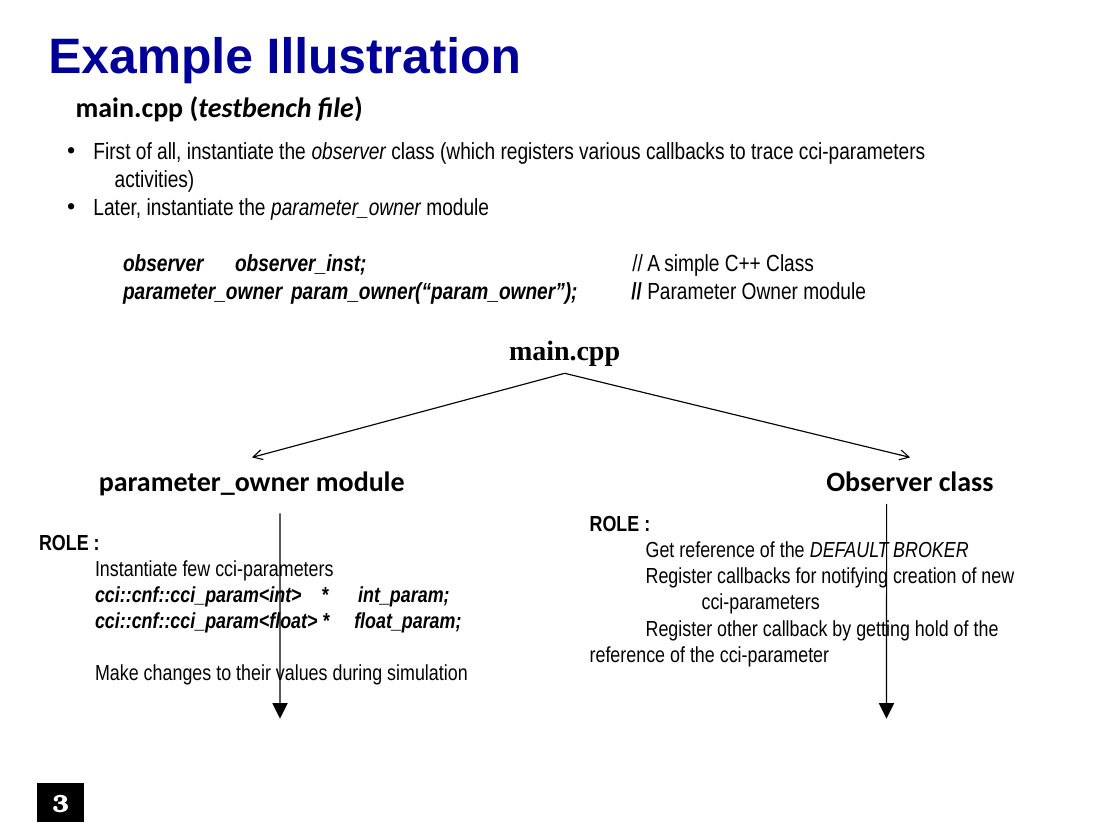
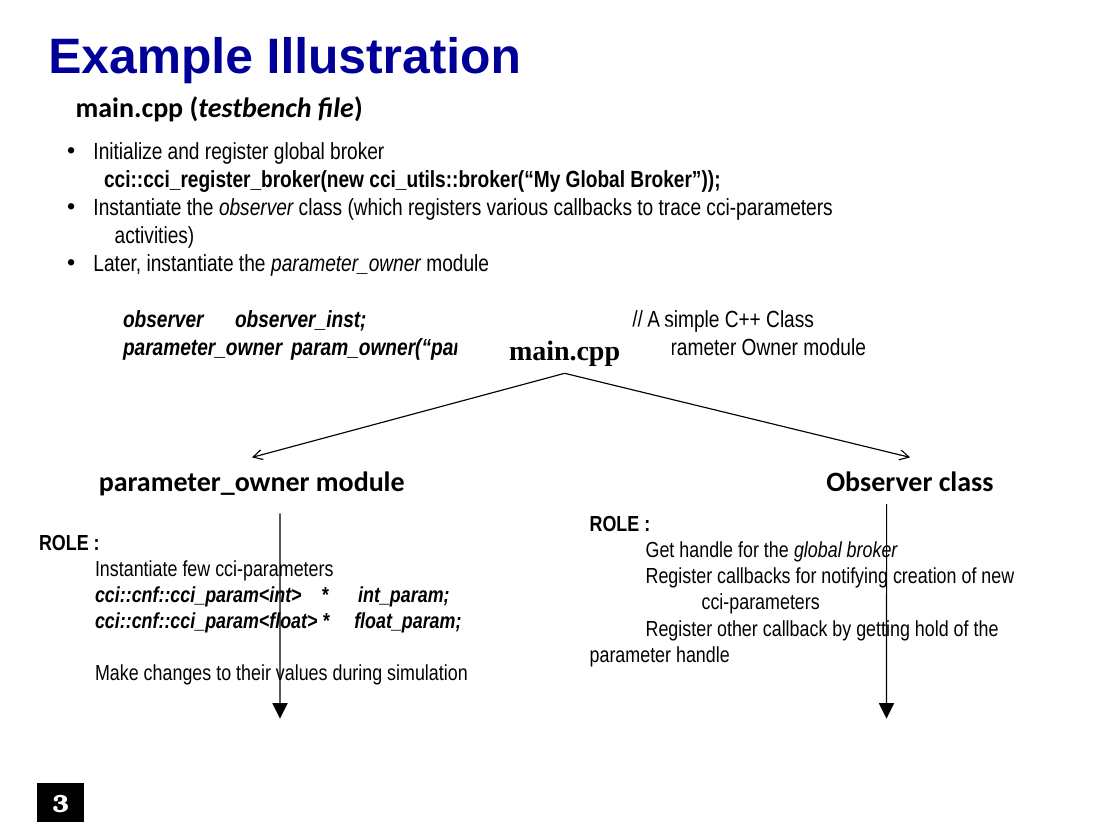
Before and after one commit to accellera-official/cci, a slide deck: slide 3 of examples/ex20_Tracing_Parameter_Activity/docs/ex20_Tracing_Parameter_Activity.ppt. Drawn at 1120x840 pixels with LibreOffice and Linux fonts; fonts in the diff are those of the drawing; background and template pictures are left out. Boxes give left, top, right and bottom in pixels: in the first picture for what was removed or moved away, otherwise in the second. Text is boxed around its words. In the diff, an @@ line names an element or a change of style, - is before the commit and + after.

```diff
--- a/examples/ex20_Tracing_Parameter_Activity/docs/ex20_Tracing_Parameter_Activity.ppt
+++ b/examples/ex20_Tracing_Parameter_Activity/docs/ex20_Tracing_Parameter_Activity.ppt
@@ text at <box>93,142,832,248</box>: text changed @@
-• First of all, instantiate the observer class (which registers various callbacks to trace cci-parameters
-  activities)
+• Initialize and register global broker
+  cci::cci_register_broker(new cci_utils::broker(“My Global Broker”));
+• Instantiate the observer class (which registers various callbacks to trace cci-parameters
+  activities)
@@ text at <box>590,515,1014,667</box>: text changed @@
-ROLE :
-Get reference of the DEFAULT BROKER
-Register callbacks for notifying creation of new
-cci-parameters
-Register other callback by getting hold of the reference of the cci-parameter
+ROLE :
+Get handle for the global broker
+Register callbacks for notifying creation of new
+cci-parameters
+Register other callback by getting hold of the parameter handle
```
Also in this commit, not shown: 6 other slides changed, 12 other files.
